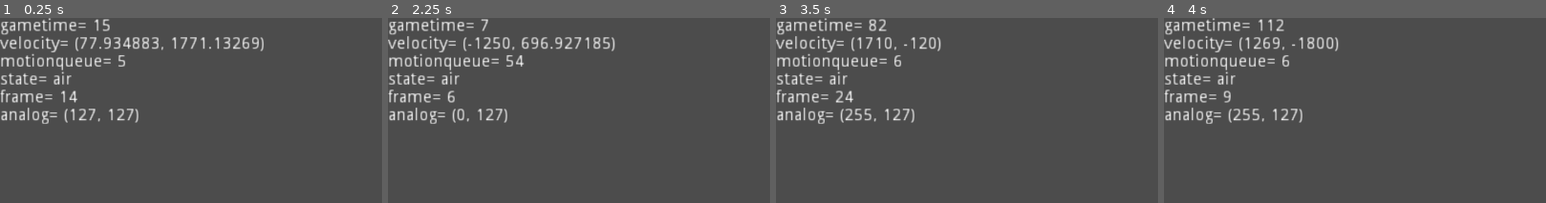
Above: before the commit, frames 1-4 (left to right).
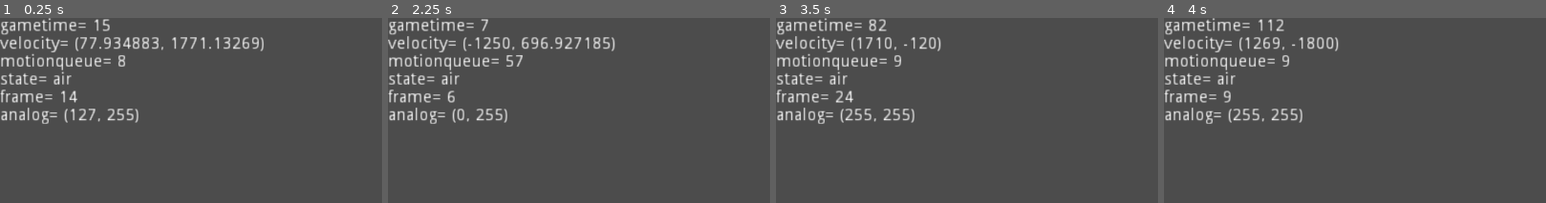
Above: after the commit, the same moments.

Repository: crescentsoru/black_light
Game: Godot game, scene res://Base/Stage/Stage.tscn
Same seed, same stepped clock (60 frames per second), same inputs: the game is played once before the commit and once after it.
Inputs:
- Up to frame 1 (0.25 s): no input
- Up to frame 2 (2.25 s): tap Enter (p1_pause) at 0.5, 2 s; hold Right (p1_right) 0.53-2.03 s; tap 1 (d_a) at 0.6 s; tap D (p1_jump) at 0.77, 1.52 s; tap Space at 1.25 s; tap 9 (d_play) at 1.35 s; hold Left (p1_left) from 2.03 s (still down); tap 8 (d_record) at 2.1 s
- Up to frame 3 (3.5 s): release Left (p1_left) at 2.78 s; hold Right (p1_right) from 2.78 s (still down); tap A (p1_attack) at 2.85 s; tap D (p1_jump) at 3.02 s
- Up to frame 4 (4 s): keep holding Right (p1_right); tap F (p1_dodge) at 3.6 s; tap D (p1_jump) at 3.77 s
The pictures show only the part of the screen within x 0-50%, y 0-50%; the shares and areas given below are measured in that part.

The runs differ from the first frame. In frame 1, 0.3% of the frame differs, in the area x 28-35%, y 20-56%; in frame 2, 0.3%, in the area x 23-36%, y 20-56%; in frame 3, 0.3%; in frame 4, 0.3%.

Commit message:
SOCD cleaner

Diff:
--- a/Base/Player.gd
+++ b/Base/Player.gd
@@ -236,15 +236,19 @@
 #This function converts up/down/left/right inputs into a Vector2() which represents both axes as 256-bit digits.
 	var analogX = 0
 	var analogY = 0
-	if floatL >= floatR: #Meant to account for the impossibly stupid situation of "what if two opposite strengths are pressed at the same time"
-		analogX = 127 - 127*floatL #Get fucked digital users
-	if floatR > floatL:
+	if floatL > floatR:
+		analogX = 127 - 127*floatL
+	elif floatR > floatL:
 		analogX = 127 + 128*floatR
+	else: #if digital users input both left and right, go neutral
+		analogX = 127
 	#same thing for y axis
-	if floatD >= floatU:
+	if floatD > floatU:
 		analogY = 127 - 127*floatD
-	if floatU > floatD:
+	elif floatU > floatD:
 		analogY = 127 + 128*floatU
+	else: #if digital users input both up and down, go up
+		analogY = 255
 	#return finished calculations
 	return Vector2(round(analogX),round(analogY))
 func analogdeadzone(stick,zone): #applies a deadzone to a stick value
